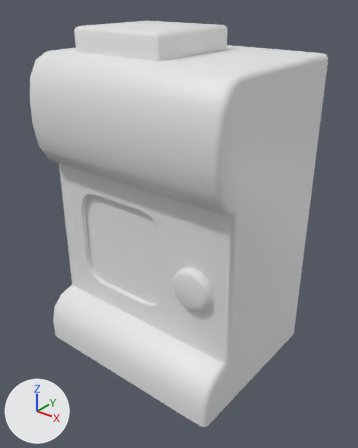
The FBX model Assets/Meshes/Dispensers/Dispenser.fbx: old version first, new version second.
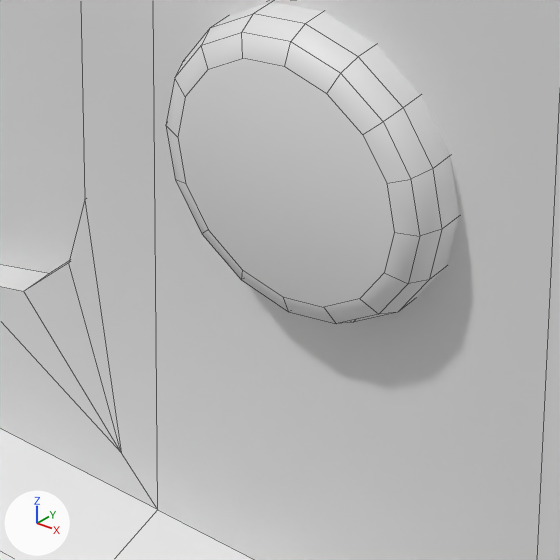
There are two pictures of each version: one whole from a camera (50 mm lens) standing at (4.58, -5.18, 5.08) and looking at (0.65, -0.27, 2.03), one close up on the part from 42% to 63% of the width and 60% to 77% of the height. The axes (+X, +Y, +Z) are drawn at lower left. The lights are the same throughout. The close-ups show mesh edges as thin lines. Materials are left out; every surface is plain grey. Where no turn or scale is listed for an object, it has been applied to the vertices.

The first close-up shows 'Dispenser', 'Door.001'.
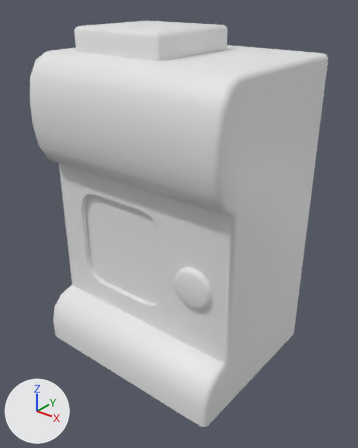
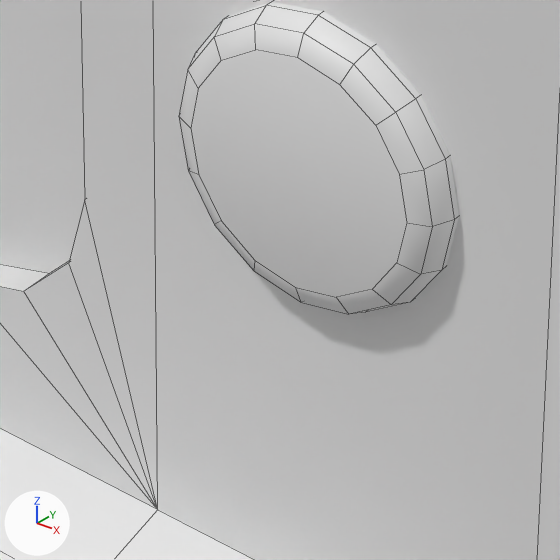
Commit message: Dispensers neater

Where the change shows, as pixel boxes (x1, y1, x2, y2) in the close-ups (560 x 560 px):
part 1 of me_cube_100, rebuilt: before (166, 2, 459, 324); after (179, 2, 459, 314)
part 2 of me_cube_100, built on: (0, 0, 158, 510) in both

What the commit changed:
me_cube_100 is used by ob_dispenser; location (0.0, 0.0, 0.0).
me_cube_100 had 256 vertices, 224 faces and spanned x -1.0..2.0, y -1.44..1.0, z 0.0..4.6.
me_cube_100 now has 260 vertices, 220 faces and spans x -1.0..2.0, y -1.44..1.0, z 0.0..4.6.
me_cube_100 part 1: the loose piece of 73 vertices spanning x 1.18..1.75, y -1.1..-0.98, z 1.39..1.96 is rebuilt with 64 vertices and now spans x 1.18..1.75, y -1.07..-0.95, z 1.39..1.96.
Part 2, on me_cube_100:
2 vertices are removed from x 1.01, y -1.0, z 0.84..2.71.
23 faces are deleted.
6 vertices are added at (-0.84, -1.09, 4.26), (1.84, -1.09, 4.26), (1.1, -1.09, 4.26), (-0.84, -1.09, 2.84), (1.84, -1.09, 2.84), (1.1, -1.09, 2.84).
6 new vertices lie (-1.94, 0.0, 0.0) away from vertices in x 1.1, y -1.35..-1.17, z 2.88..4.22.
6 new vertices lie (0.74, 0.0, 0.0) away from vertices in x 1.1, y -1.35..-1.17, z 2.88..4.22.
41 new faces join them.
